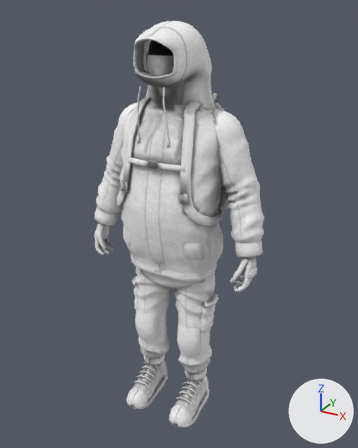
What one commit did to the glTF model vx/game/models/writer.glb.
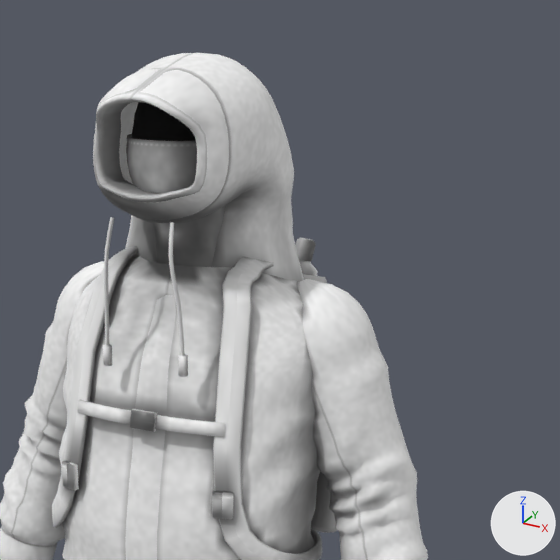
The first picture shows the older version from a 50 mm camera at (0.321, -0.622, 0.627) aimed at (-0.018, -0.006, 0.319). The close-ups show the older and then the newer version on the part from 27% to 88% of the width and 0% to 49% of the height of that picture. Only the edits that show in the close-ups are written down. Every picture has the same lights, and +X, +Y and +Z are marked at lower right. Vertices at exactly the same position are counted once.

The older version as bpy lines, for what is in view:
```python
me_sm_char_writer_hood = bpy.data.meshes.new('SM_Char_Writer_Hood')
me_sm_char_writer_hood.from_pydata(...)  # 1520 vertices, 2880 faces; spans x -0.074..0.0393, y -0.0854..0.0305, z 0.4843..0.6095
me_sm_char_writer_hood.materials.append(mat_hoodie)
me_sm_char_writer_pack = bpy.data.meshes.new('SM_Char_Writer_Pack')
me_sm_char_writer_pack.from_pydata(...)  # 2218 vertices, 4446 faces; spans x -0.097..0.062, y -0.084..0.069, z 0.339..0.514
# faces by material slot: [3294, 672, 288, 192]
me_sm_char_writer_pack.materials.append(mat_pack)
me_sm_char_writer_pack.materials.append(mat_can)
me_sm_char_writer_pack.materials.append(mat_cap)
me_sm_char_writer_pack.materials.append(mat_detail)
me_sm_char_writer_string = bpy.data.meshes.new('SM_Char_Writer_String')
me_sm_char_writer_string.from_pydata(...)  # 174 vertices, 324 faces; spans x -0.0424..0.008, y -0.0822..-0.0747, z 0.4594..0.5349
me_sm_char_writer_string.materials.append(mat_detail)
ob_sm_char_writer_hood = bpy.data.objects.new('SM_Char_Writer_Hood', me_sm_char_writer_hood)
ob_sm_char_writer_hood.location = (0.0, 0.0, 0.0)
ob_sm_char_writer_pack = bpy.data.objects.new('SM_Char_Writer_Pack', me_sm_char_writer_pack)
ob_sm_char_writer_pack.location = (0.0, 0.0, 0.0)
ob_sm_char_writer_string = bpy.data.objects.new('SM_Char_Writer_String', me_sm_char_writer_string)
ob_sm_char_writer_string.location = (0.0, 0.0, 0.0)
# also in view: 'SM_Char_Writer_Body' at (-0.017, -0.035, 0.303)
```
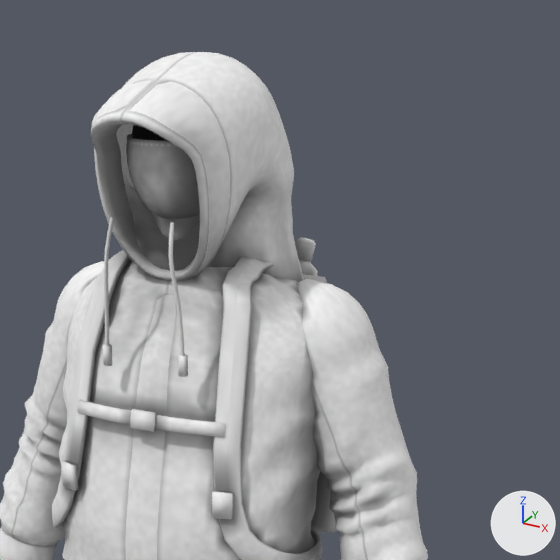
What differs and where, as boxes (x1, y1, x2, y2) in the close-ups (560 x 560 px; the box of a moved part takes in the faces that stretch with it):
'SM_Char_Writer_Hood', reshaped: before (93, 53, 304, 282); after (91, 52, 304, 282)
'SM_Char_Writer_Pack', surface changed: (61, 237, 316, 522) in both
part 1 of me_sm_char_writer_hood, moved or reshaped: before (93, 53, 280, 244); after (91, 52, 281, 281)

The edits, one by one:
me_sm_char_writer_hood is used by ob_sm_char_writer_hood; location (0.0, 0.0, 0.0).
me_sm_char_writer_hood had 1520 vertices, 2880 faces and spanned x -0.074..0.0393, y -0.0854..0.0305, z 0.4843..0.6095.
me_sm_char_writer_hood now has 1520 vertices, 2880 faces and spans x -0.074..0.0393, y -0.0942..0.0305, z 0.4843..0.6098.
me_sm_char_writer_hood part 1: 1159 of 1520 vertices moved; they spanned x -0.0627..0.0295, y -0.0854..0.0189, z 0.5237..0.6095 and now span x -0.0627..0.0295, y -0.0942..0.019, z 0.5..0.6098; mean shift (0.0, 0.0014, -0.0093); largest move (-0.0172, -0.0755, 0.5433) -> (-0.0172, -0.0505, 0.5).
Other edits to the shape of me_sm_char_writer_hood do not show in these pictures.
me_sm_char_writer_pack has 2218 vertices, 4446 faces and spans x -0.097..0.062, y -0.084..0.069, z 0.339..0.514.
me_sm_char_writer_pack is used by ob_sm_char_writer_pack; location (0.0, 0.0, 0.0).
me_sm_char_writer_pack part 2: texture (UV) coordinates changed.
